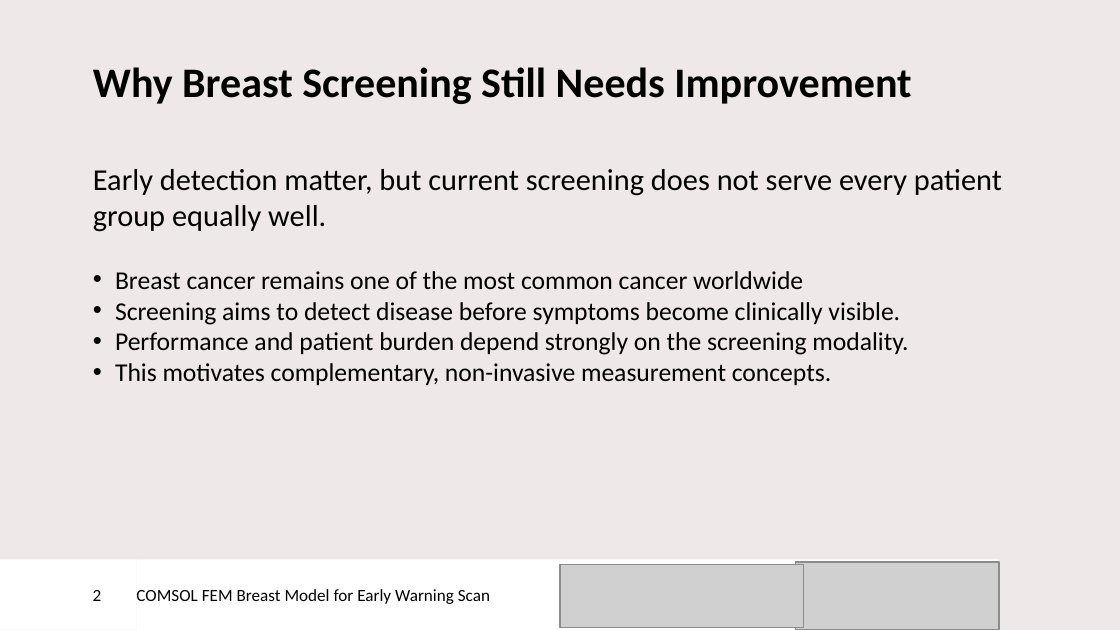
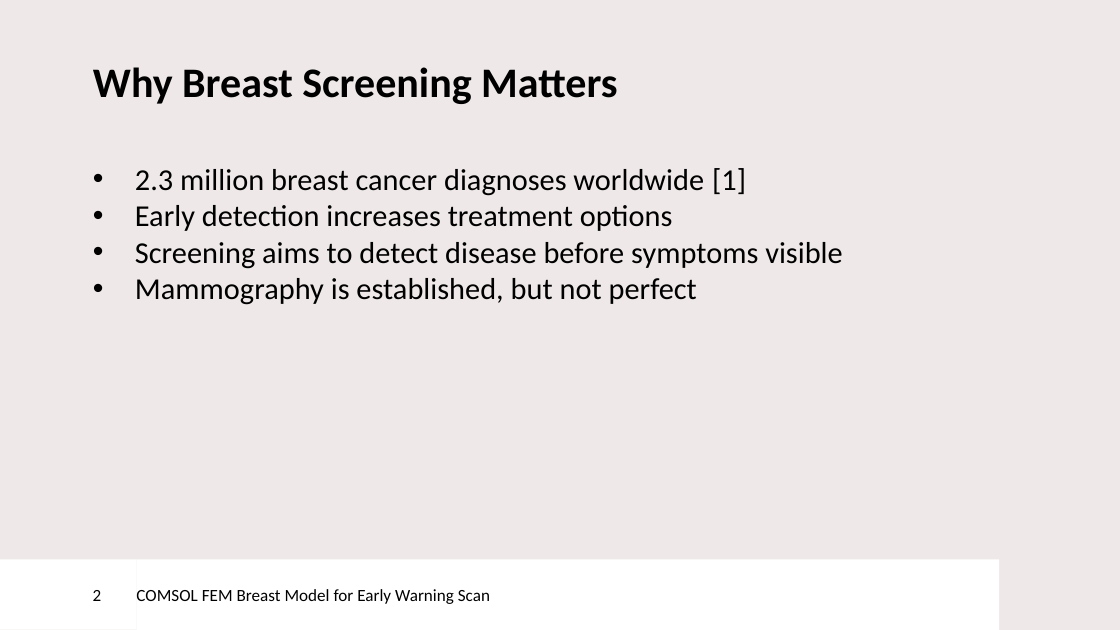
Before and after one commit to DaanKuijpers11/ews-comsol-breast-fem, a slide deck: slide 2 of docs/presentation/Early Warning Scan intership presentation - Daan Kuijpers.pptx. Drawn at 1120x630 pixels with LibreOffice and Linux fonts; fonts in the diff are those of the drawing; grey boxes stand for pictures; background and template pictures are left out. Boxes give left, top, right and bottom in pixels: in the first picture for what was removed or moved away, otherwise in the second. Text is boxed around its words. In the diff, an @@ line names an element or a change of style, - is before the commit and + after.

```diff
--- a/docs/presentation/Early Warning Scan intership presentation - Daan Kuijpers.pptx
+++ b/docs/presentation/Early Warning Scan intership presentation - Daan Kuijpers.pptx
@@ title at bbox=[93, 67, 617, 104]: text changed @@
-Why Breast Screening Still Needs Improvement
+Why Breast Screening Matters
@@ text at bbox=[135, 168, 843, 305]: text changed; size 16.5 to 19.5 pt @@
-Early detection matter, but current screening does not serve every patient group equally well.
-    • Breast cancer remains one of the most common cancer worldwide
-    • Screening aims to detect disease before symptoms become clinically visible.
-    • Performance and patient burden depend strongly on the screening modality.
-    • This motivates complementary, non-invasive measurement concepts.
+• 2.3 million breast cancer diagnoses worldwide [1]
+• Early detection increases treatment options
+• Screening aims to detect disease before symptoms visible
+• Mammography is established, but not perfect
@@ picture removed at bbox=[560, 564, 804, 628] @@
@@ picture removed at bbox=[795, 562, 999, 630] @@
```
Also in this commit, not shown: 15 other slides changed, 18 slides added, 5 slides removed, 9 other files.
